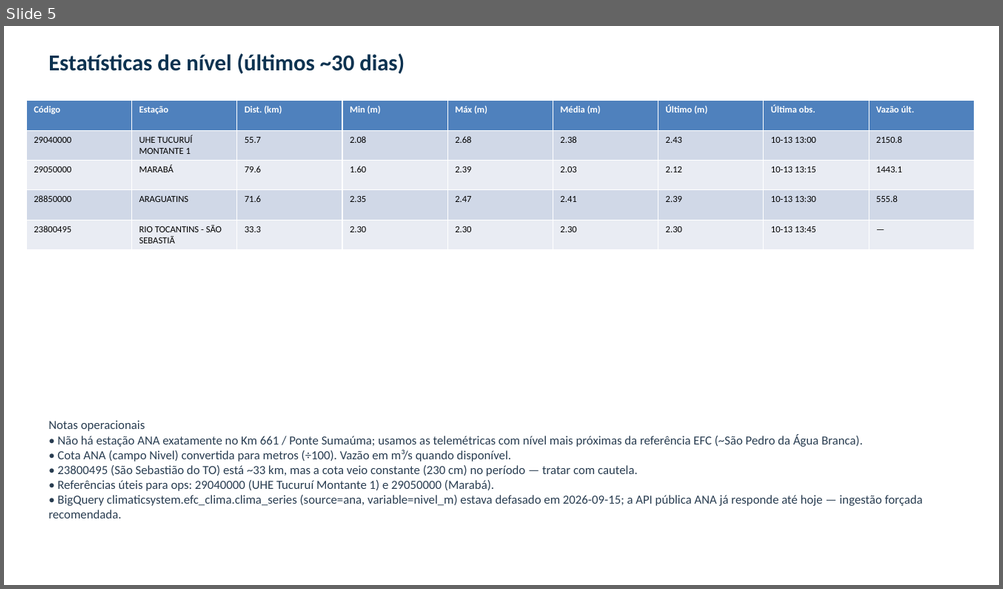
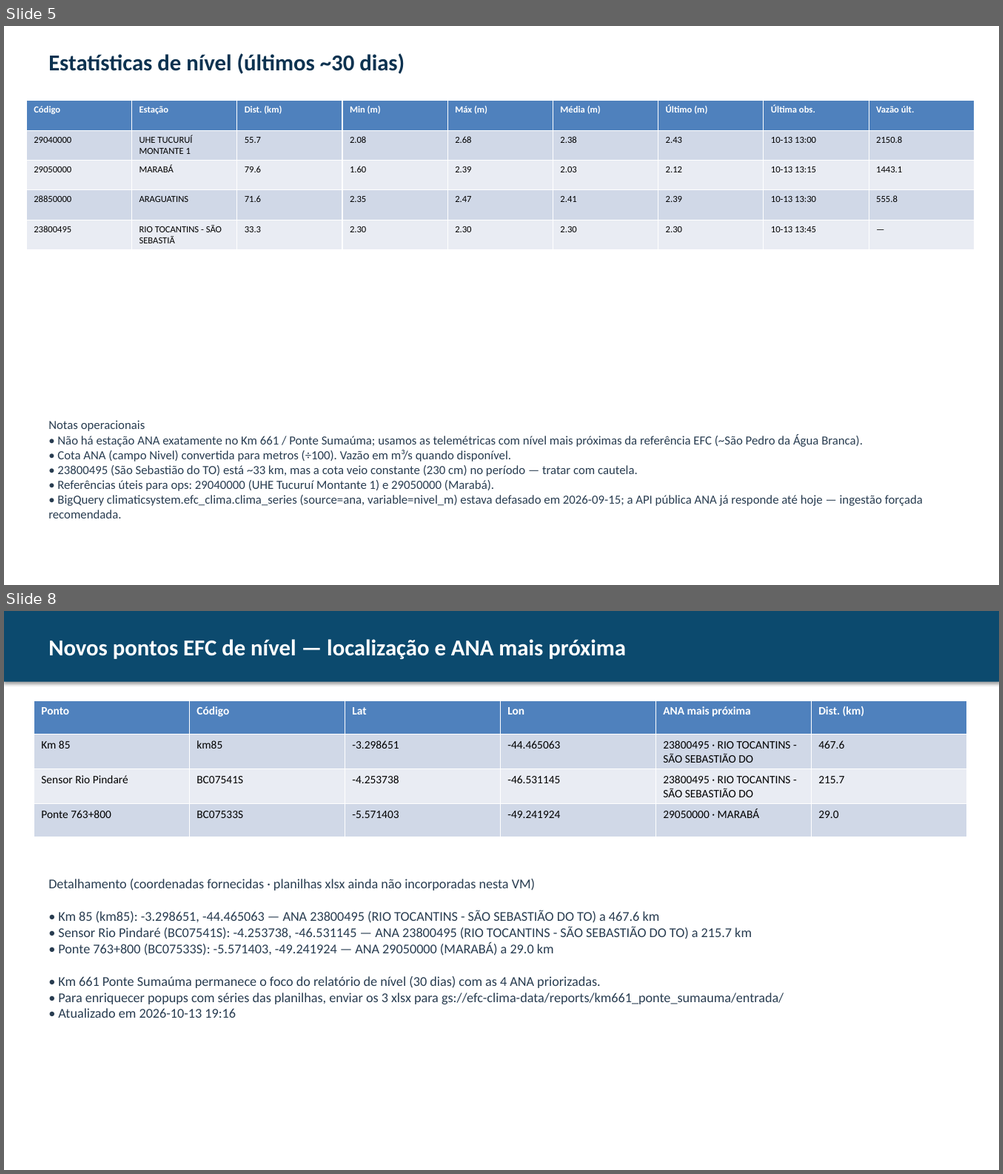
Before and after one commit to gabrielavitelli/GeoInfra, a slide deck: Km661_Ponte_Sumauma_nivel_ultimos_30dias.pptx. Shown one above the other, each under a label of ours: slide 5 before the commit, slides 5 and 8 after it; the slides between them are not shown. The pictures are 1003x589 and 1003x1174 pixels, drawn with LibreOffice and Linux fonts; fonts in the diff are those of the drawing. Boxes give left, top, right and bottom in pixels: in the first picture for what was removed or moved away, otherwise in the second. Text is boxed around its words. In the diff, an @@ line names an element or a change of style, - is before the commit and + after.

```diff
--- a/Km661_Ponte_Sumauma_nivel_ultimos_30dias.pptx
+++ b/Km661_Ponte_Sumauma_nivel_ultimos_30dias.pptx
@@ slide 8 added at box(4, 611, 999, 1170), background #FFFFFF @@
@@ rectangle added at box(4, 611, 999, 682), fill #0C4A6E @@
@@ text added at box(48, 639, 626, 659), 22 pt, text #FFFFFF, bold @@
+Novos pontos EFC de nível — localização e ANA mais próxima
@@ table added at box(34, 701, 965, 834), 4 rows, 6 columns @@
+Ponto | Código | Lat | Lon | ANA mais próxima | Dist. (km)
+Km 85 | km85 | -3.298651 | -44.465063 | 23800495 · RIO TOCANTINS - SÃO SEBASTIÃO DO | 467.6
+Sensor Rio Pindaré | BC07541S | -4.253738 | -46.531145 | 23800495 · RIO TOCANTINS - SÃO SEBASTIÃO DO | 215.7
+Ponte 763+800 | BC07533S | -5.571403 | -49.241924 | 29050000 · MARABÁ | 29.0
@@ text added at box(48, 879, 783, 1018), 13 pt, text #283C50 @@
+Detalhamento (coordenadas fornecidas · planilhas xlsx ainda não incorporadas nesta VM)
+• Km 85 (km85): -3.298651, -44.465063 — ANA 23800495 (RIO TOCANTINS - SÃO SEBASTIÃO DO TO) a 467.6 km
+• Sensor Rio Pindaré (BC07541S): -4.253738, -46.531145 — ANA 23800495 (RIO TOCANTINS - SÃO SEBASTIÃO DO TO) a 215.7 km
+• Ponte 763+800 (BC07533S): -5.571403, -49.241924 — ANA 29050000 (MARABÁ) a 29.0 km
+• Km 661 Ponte Sumaúma permanece o foco do relatório de nível (30 dias) com as 4 ANA priorizadas.
+• Para enriquecer popups com séries das planilhas, enviar os 3 xlsx para gs://efc-clima-data/reports/km661_ponte_sumauma/entrada/
+• Atualizado em 2026-10-13 19:16
```
Also in this commit, not shown: 3 other slides added, 9 other files.
